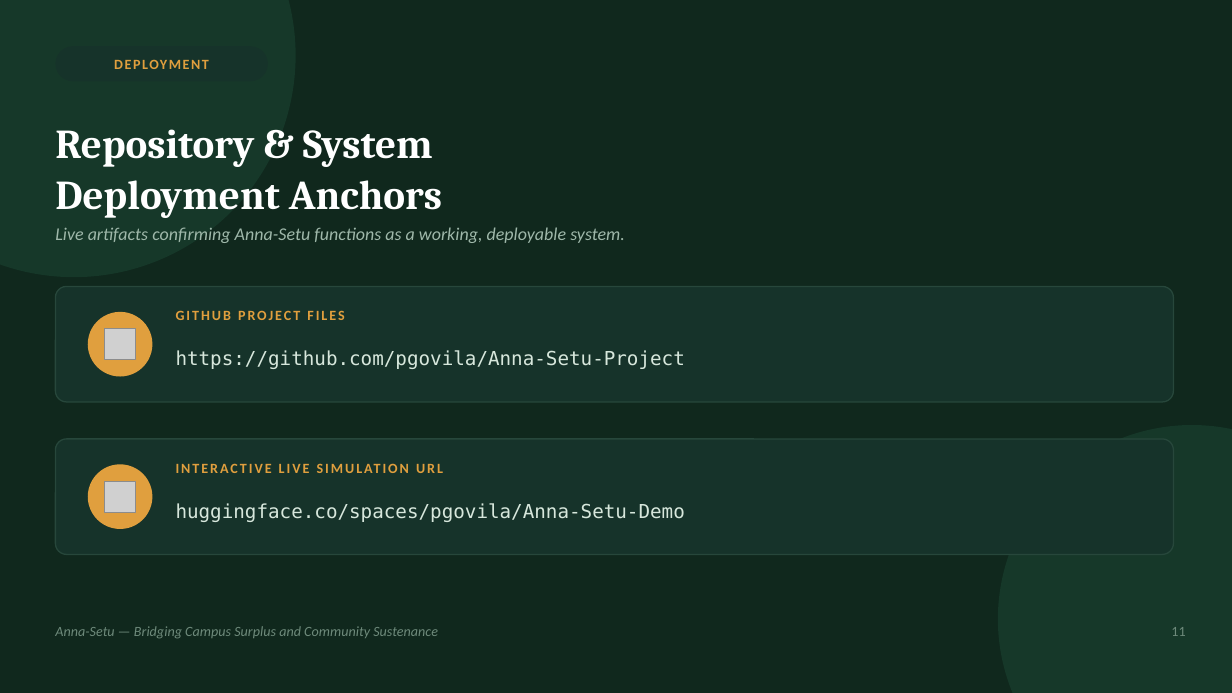
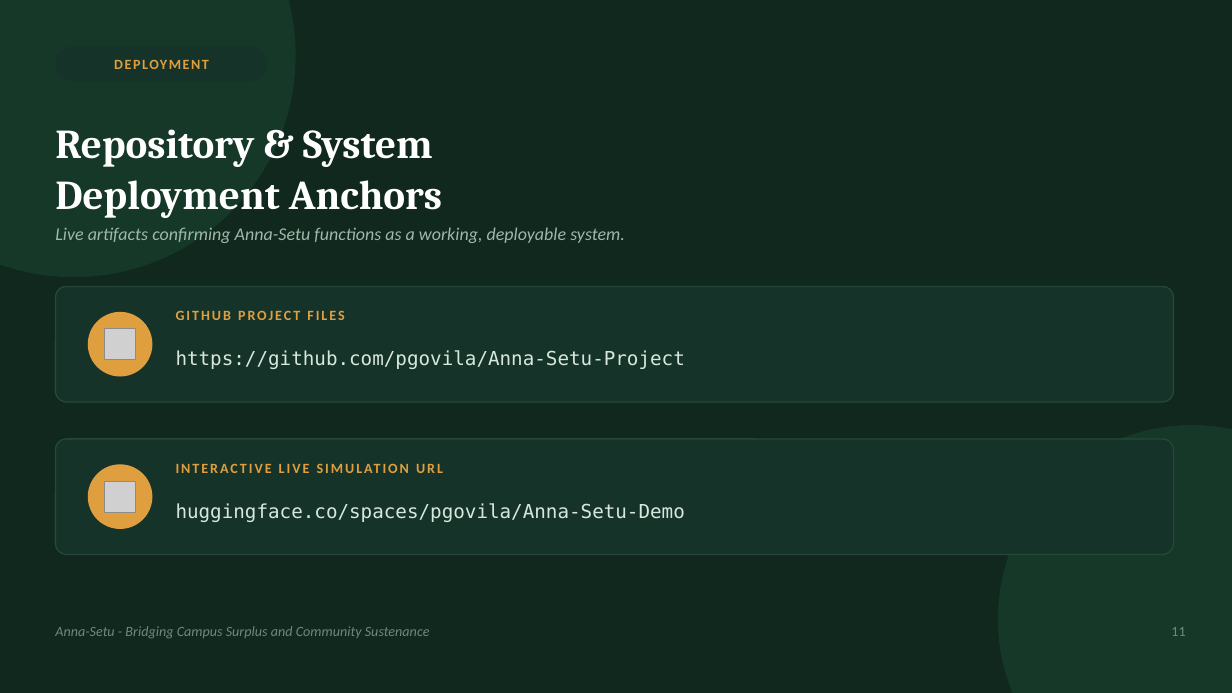
Before and after one commit to pgovila/Anna-Setu-Project, a slide deck: slide 11 of Anna-Setu_Presentation.pptx. Drawn at 1232x693 pixels with LibreOffice and Linux fonts; fonts in the diff are those of the drawing; grey boxes stand for pictures. Boxes give left, top, right and bottom in pixels: in the first picture for what was removed or moved away, otherwise in the second. Text is boxed around its words. In the diff, an @@ line names an element or a change of style, - is before the commit and + after.

```diff
--- a/Anna-Setu_Presentation.pptx
+++ b/Anna-Setu_Presentation.pptx
@@ text at box(55, 626, 430, 638): text changed @@
-Anna-Setu — Bridging Campus Surplus and Community Sustenance
+Anna-Setu - Bridging Campus Surplus and Community Sustenance
```
Also in this commit, not shown: 4 other slides changed, 30 other files.
